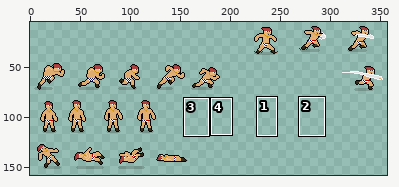
Sprite sheet, stored at Assets/Sprites/Player/Arena/RicardoSkin.png. Above, an overview of the earlier version with the close-up marked.
Close-up. The starting point:
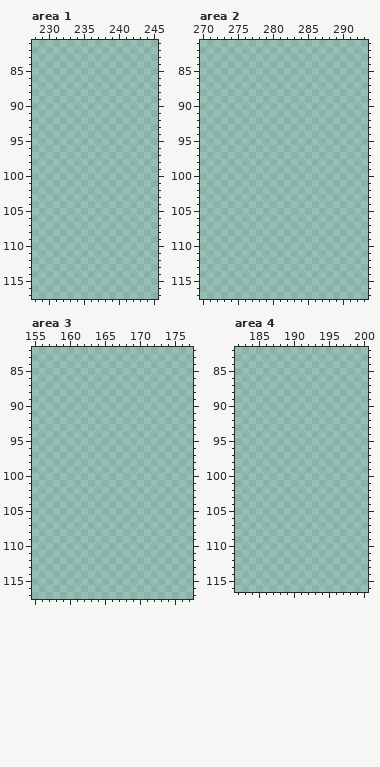
The file is 385x175 pixels. Colours within 5 levels of each other are drawn and written as one. Shown: area 1: x 228..245, y 81..117; area 2: x 270..293, y 81..117; area 3: x 155..177, y 82..117; area 4: x 182..200, y 82..116. The wide view leaves out empty margins. The commit also changed other parts of the picture, which this record leaves out.
Once edited:
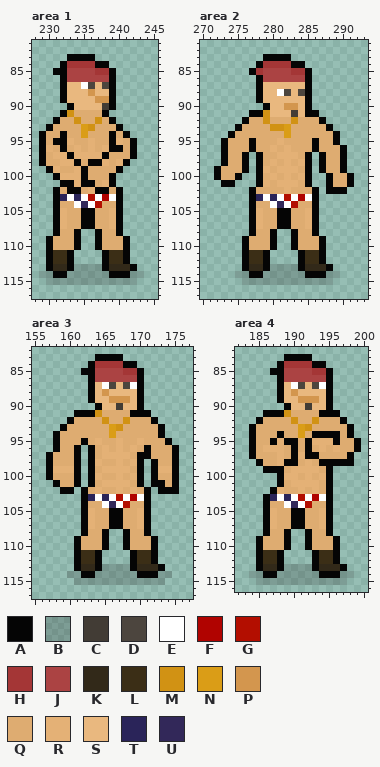
Palette (. is transparent): A #050505  B #1c1c1c34  C #423c35  D #4c453e  E #ffffff  F #b00300  G #b30e00  H #a43636  J #ab4343  K #322919  L #3b2e16  M #d19214  N #da9d17  P #d3964e  Q #deac71  R #e4b176  S #e9b87f  T #2a2459  U #322859
The exact change:
Changed rows in their new state; - is an unchanged pixel.
Area 1:
first column x 229:
 83 ----AAAA-------
 84 ---AHHHHAA-----
 85 --AAJJJJHHA----
 86 ---AJJJJJJA----
 87 ---ASSEDSDA----
 88 ---ASSSPSSA----
 89 ---ASSSSPPA----
 90 ----ASSSSCA----
 91 ---AMQQQQA-----
 92 --AQQMQQMQA----
 93 -AQQQQNMQQQA---
 94 AQQAQQNQQQAQA--
 95 AQAARQQRQQARQA-
 96 ARQAQRQRQRAAQA-
 97 AQRRARRRRAQQQA-
 98 AQQRRAQAARQRA--
 99 -ARQQRAQQQQA---
100 --ARRRAQQQA----
101 ---AARAAQRA----
102 --AQAAQRAAQA---
103 --ATETEGEFEA---
104 --AQQEUEGQQA---
105 --ARQQAAQQRA---
106 --ARQQAAQQRA---
107 --ARQQAAQQRA---
108 --AQQA--AQQA---
109 -AQQQA--AQQQA--
110 -AQQQA--AQQQA--
111 -ALLA----ALLA--
112 -ALLA----ALLA--
113 -AKKABBBBAKKKA-
114 BBAABBBBBBAAABB
115 -BBBBBBBBBBBBB-
Area 2:
first column x 272:
 83 -------AAAA---------
 84 ------AHHHHAA-------
 85 -----AHJJJJHHA------
 86 ------AJJJJJJA------
 87 ------ASSSSSSA------
 88 ------ASSEDSDA------
 89 ------ASSSSSSA------
 90 -------ASSPPSA------
 91 -----AAMSSSCSAA-----
 92 ----AQQMQQQMQQQA----
 93 ---AQQQQMMNQQQQQA---
 94 --AQQQQQQQNQQQQQQA--
 95 -AQQQAQQQRQQQQAQQA--
 96 -AQQQAQQRQRQQQAQQQA-
 97 -AQQA-AQQRRRQA-AQQA-
 98 -AQQA-AQRQRQRA-AQQA-
 99 AQQQA-ARQRRRQA-AQQA-
100 AQQA--AQRQRQRA--AQQA
101 -AA---ARQRRRQA--AQQA
102 -----AQQQQRQQQA-AAA-
103 -----ATETEGEFEA-----
104 -----AQQEUEGQQA-----
105 -----ARQQAAQQRA-----
106 -----ARQQAAQQRA-----
107 -----ARQQAAQQRA-----
108 -----AQQA--AQQA-----
109 ----AQQQA--AQQQA----
110 ----AQQQA--AQQQA----
111 ----ALLA----ALLA----
112 ----ALLA----ALLA----
113 ----AKKABBBBAKKKA---
114 ---BBAABBBBBBAAABB--
115 ----BBBBBBBBBBBBB---
Area 3:
first column x 157:
 83 -------AAAA--------
 84 ------AHHHHAA------
 85 -----AAJJJJHHA-----
 86 ------AJJJJJJA-----
 87 ------ASEDSDEA-----
 88 ------ASPSSSSA-----
 89 ------ASSPPPSA-----
 90 -------ASSCSSA-----
 91 ----AAAMQQQQAAA----
 92 ---AQQQQMQQMQQQA---
 93 --AQQQQQQNMQQQQQA--
 94 -AQQQQQQQNQQQQQQA--
 95 -AQQQAQRQQRQQRQQQA-
 96 -AQQA-AQRQRQRQAQQQA
 97 AQQQA-AQRRRRQAAQQQA
 98 AQQQA-ARQQRQRA-AQQA
 99 ARRRA-AQRRRRQA-ARRA
100 AQQQA-ARQQRQRA-AQQA
101 -AQQA-AQRRRRQA-AAQA
102 --AA-AQRQQRQRQA-AAA
103 -----ATETEGEFEA----
104 -----AQQEUEGQQA----
105 -----ARQQAAQQRA----
106 -----ARQQAAQQRA----
107 -----ARQQAAQQRA----
108 -----AQQA--AQQA----
109 ----AQQQA--AQQQA---
110 ----AQQQA--AQQQA---
111 ----ALLA----ALLA---
112 ----ALLA----ALLA---
113 ----AKKABBBBAKKKA--
114 ---BBAABBBBBBAAABB-
115 ----BBBBBBBBBBBBB--
Area 4:
first column x 184:
 83 -----AAAA-------
 84 ----AHHHHAA-----
 85 ---AAJJJJHHA----
 86 ----AJJJJJJA----
 87 ----ASEDSDEA----
 88 ----ASPSSSSA----
 89 ----ASSPPPSA----
 90 -----ASSCSSA----
 91 --AAAMQQQQAAA---
 92 -AQQQQMQQMQQQA--
 93 AQQQQQQNMQQQQQA-
 94 AQQQAQQNQAAAAQA-
 95 AQQARAAQARRRAQQA
 96 AQRRRQAQAQRQRQQA
 97 AQQQRQARAAQQQQA-
 98 -AQQRAAQRQAAAAA-
 99 --AAAQRRRRQA----
100 ----ARRQRQRA----
101 ----AQRRRRQA----
102 ---ARQQRQRQA----
103 --ATETEGEFEA----
104 --AQQEUEGQQA----
105 --ARQQAAQQRA----
106 --ARQQAAQQRA----
107 --ARQQAAQQRA----
108 --AQQA--AQQA----
109 -AQQQA--AQQQA---
110 -AQQQA--AQQQA---
111 -ALLA----ALLA---
112 -ALLA----ALLA---
113 -AKKABBBBAKKKA--
114 BBAABBBBBBAAABB-
115 -BBBBBBBBBBBBB--
Boxes around the changes in both close-ups, in picture pixels (x1, y1, x2, y2):
added: (39, 54, 144, 285)
added: (214, 54, 354, 285)
added: (46, 354, 179, 585)
added: (249, 354, 361, 585)
